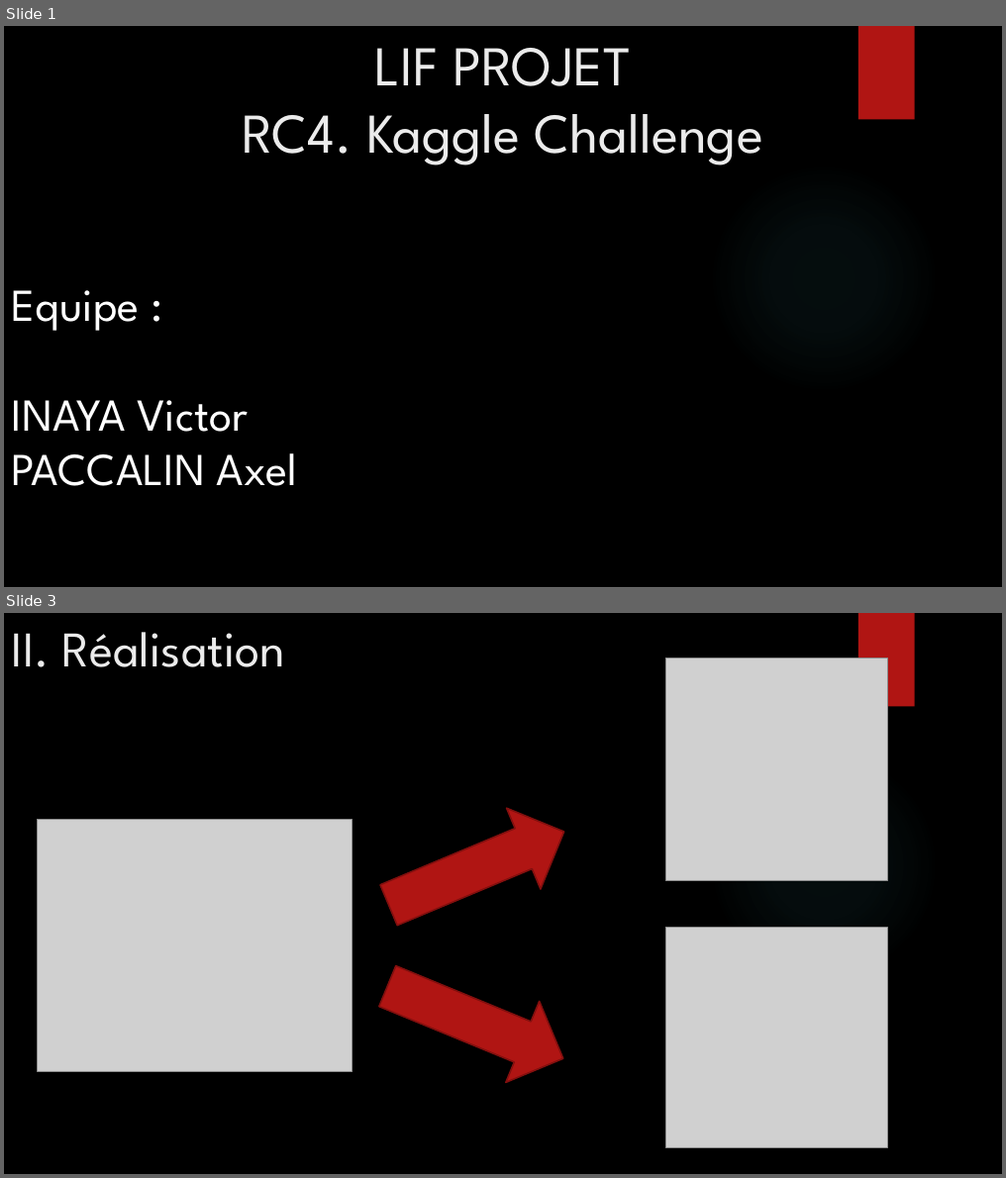
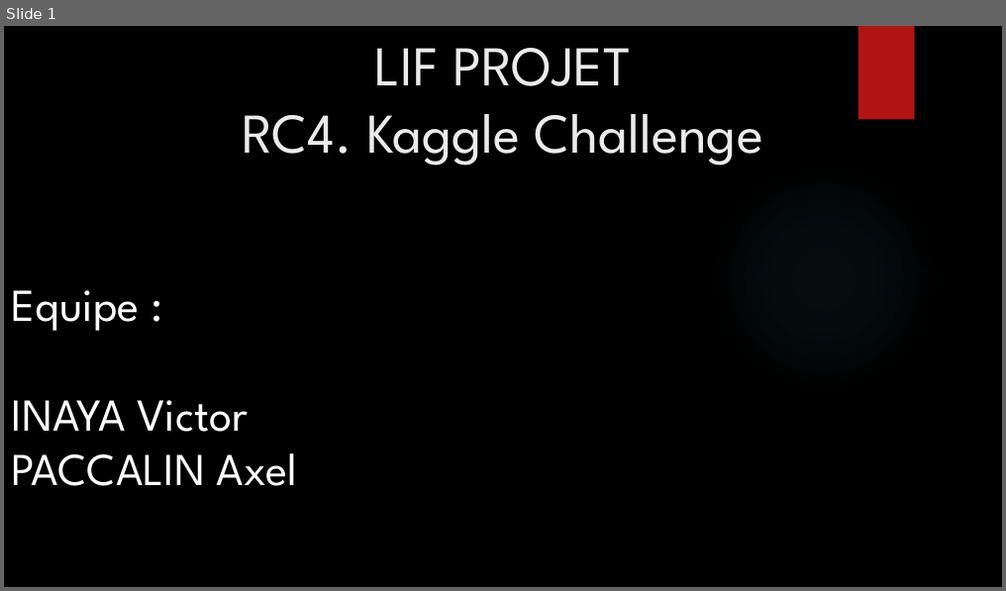
Before and after one commit to CazabetLyon1/Kaggle2018-1, a slide deck: Demo.pptx. Shown one above the other, each under a label of ours: slides 1 and 3 before the commit, slide 1 after it; the slides between them are not shown. The pictures are 1006x1178 and 1006x591 pixels, drawn with LibreOffice and Linux fonts; fonts in the diff are those of the drawing; grey boxes stand for pictures; background and template pictures are left out. Boxes give left, top, right and bottom in pixels: in the first picture for what was removed or moved away, otherwise in the second. Text is boxed around its words. In the diff, an @@ line names an element or a change of style, - is before the commit and + after.

```diff
--- a/Demo.pptx
+++ b/Demo.pptx
@@ slide 3 removed at (x1=4, y1=613, x2=1002, y2=1174), background picture (left out); not listed: 2 template elements that a slide beside it also shows @@
@@ title removed at (x1=12, y1=632, x2=285, y2=667) @@
-II. Réalisation
@@ picture removed at (x1=665, y1=658, x2=887, y2=881) @@
@@ picture removed at (x1=38, y1=820, x2=352, y2=1072) @@
@@ right arrow removed at (x1=371, y1=791, x2=581, y2=946) @@
@@ picture removed at (x1=665, y1=928, x2=887, y2=1149) @@
@@ right arrow removed at (x1=371, y1=947, x2=580, y2=1100) @@
```
Also in this commit, not shown: 1 slide changed, 2 slides added, 3 other slides removed.
